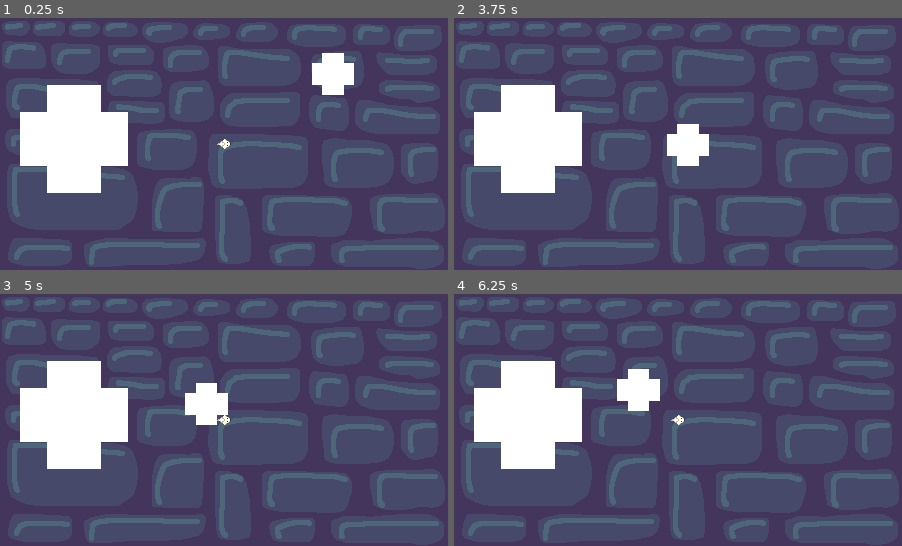
Above: before the commit, frames 1-4 (two rows, left to right).
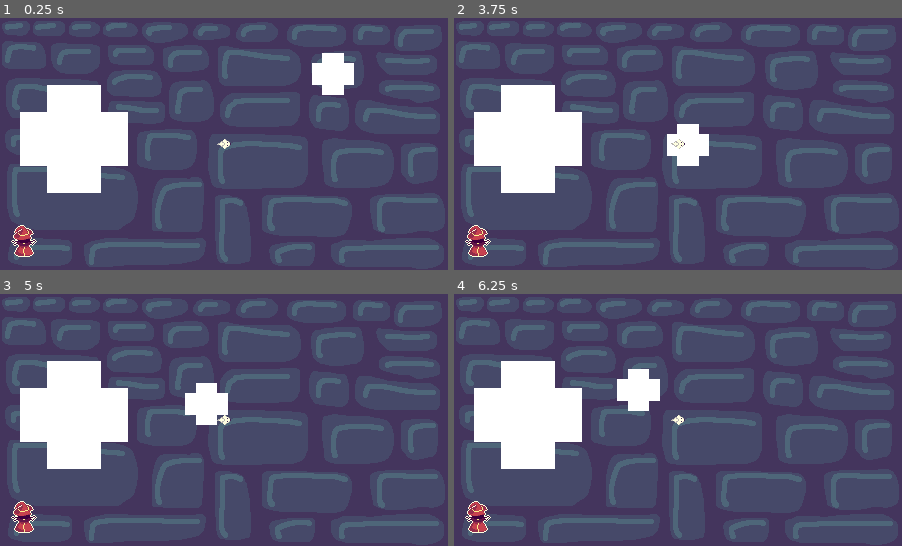
Above: after the commit, the same moments.

Repository: BlendyDev/GMTK2025
Game: Godot game, scene res://Scenes/level.tscn
Same seed, same stepped clock (60 frames per second), same inputs: the game is played once before the commit and once after it. Sound files missing from this copy of the repository are replaced by a short silence.
Inputs (mouse positions are in pixels of both pictures, inside the frame that each line leads up to):
- Up to frame 1 (0.25 s): no input
- Up to frame 2 (3.75 s): hold Space 0.53-1.28 s; tap Enter at 1.25 s; move the mouse to (588, 156) at 1.27 s; tap Space at 1.35, 1.52, 1.82, 2.85, 3.02, 3.32 s; move the mouse to (722, 88) at 2.02 s; hold Space 2.03-2.78 s; move the mouse to (655, 194) at 2.77 s; move the mouse to (812, 181) at 3.52 s; hold Space from 3.53 s (still down)
- Up to frame 3 (5 s): tap Enter at 4.25 s; move the mouse to (89, 382) at 4.27 s; release Space at 4.28 s; tap Space at 4.35, 4.52, 4.82 s
- Up to frame 4 (6.25 s): move the mouse to (700, 420) at 5.02 s; hold Space 5.03-5.78 s; move the mouse to (610, 357) at 5.77 s; tap Space at 5.85, 6.02 s

The runs differ from the first frame. In frame 1, 0.5% of the frame differs, in the area x 2-9%, y 82-95%; in frame 2, 0.5%, in the area x 2-52%, y 48-95%; in frame 3, 0.5%; in frame 4, 0.5%.

Commit message:
move scripts to correct folder, one of the boss' attacks, trail indicator

Diff:
--- a/Scenes/level.tscn
+++ b/Scenes/level.tscn
@@ -1,15 +1,17 @@
-[gd_scene load_steps=22 format=3 uid="uid://4otsh1wy31kg"]
-
-[ext_resource type="Script" uid="uid://cxjw50s4jeh2y" path="res://Scenes/trail.gd" id="1_0f350"]
+[gd_scene load_steps=26 format=3 uid="uid://4otsh1wy31kg"]
+
+[ext_resource type="Script" uid="uid://cxjw50s4jeh2y" path="res://Scripts/trail.gd" id="1_0f350"]
 [ext_resource type="Script" uid="uid://cd8k0h68k4a8g" path="res://Scripts/Player.gd" id="1_tumq0"]
 [ext_resource type="Texture2D" uid="uid://bj30yhx4p3qu0" path="res://Sprites/debugPlayer.png" id="2_k5f4k"]
 [ext_resource type="SpriteFrames" uid="uid://brjoepnckupck" path="res://Animation/mouseFrames.tres" id="4_0f350"]
 [ext_resource type="AudioStream" uid="uid://dapvn0ocg8s84" path="res://SFX/test_sfx_pickup.wav" id="4_81xng"]
-[ext_resource type="Script" uid="uid://cqcu4jcux40sh" path="res://Scenes/mob.gd" id="5_wqkje"]
+[ext_resource type="Script" uid="uid://cqcu4jcux40sh" path="res://Scripts/mob.gd" id="5_wqkje"]
 [ext_resource type="Texture2D" uid="uid://c1yfhu6mq1mop" path="res://Sprites/fondo.png" id="7_8c0lf"]
 [ext_resource type="Texture2D" uid="uid://cyeifbyapar62" path="res://Sprites/trueborder.png" id="8_754fn"]
-[ext_resource type="Script" uid="uid://cjjsuev7gaqao" path="res://Scenes/sfx.gd" id="8_bvt00"]
+[ext_resource type="Script" uid="uid://cjjsuev7gaqao" path="res://Scripts/sfx.gd" id="8_bvt00"]
 [ext_resource type="AudioStream" uid="uid://cf12dn028v1r5" path="res://SFX/test_reset_sfx.wav" id="10_oqgf2"]
+[ext_resource type="Script" uid="uid://dl360of7mit5t" path="res://Scripts/boss.gd" id="11_ha31o"]
+[ext_resource type="Texture2D" uid="uid://bvyirt0g771gn" path="res://Sprites/catmaligno.png" id="12_pa6b8"]
 
 [sub_resource type="Curve" id="Curve_6phgx"]
 _data = [Vector2(0, 0.235955), 0.0, -0.151716, 0, 0, Vector2(1, 1), 0.0, 0.0, 0, 0]
@@ -17,7 +19,8 @@
 
 [sub_resource type="Gradient" id="Gradient_6phgx"]
 interpolation_mode = 2
-colors = PackedColorArray(0.75, 0.783333, 1, 0.498039, 1, 0.74902, 1, 1)
+offsets = PackedFloat32Array(0.00890208, 0.2, 0.2, 1)
+colors = PackedColorArray(0.55, 0.8425, 1, 0.258824, 0.552941, 0.843137, 1, 0.768627, 0.75, 0.783333, 1, 0.498039, 1, 0.74902, 1, 1)
 
 [sub_resource type="CircleShape2D" id="CircleShape2D_k5f4k"]
 radius = 2.0
@@ -47,6 +50,12 @@
 [sub_resource type="AudioStreamRandomizer" id="AudioStreamRandomizer_bvt00"]
 streams_count = 1
 stream_0/stream = ExtResource("10_oqgf2")
+
+[sub_resource type="RectangleShape2D" id="RectangleShape2D_ha31o"]
+size = Vector2(12, 11)
+
+[sub_resource type="RectangleShape2D" id="RectangleShape2D_pa6b8"]
+size = Vector2(12, 12)
 
 [node name="Level" type="Node2D"]
 
@@ -55,8 +64,7 @@
 collision_mask = 4
 script = ExtResource("1_0f350")
 trail = NodePath("Trail")
-trail_points_per_second = 120
-max_time_sec = 1.15
+max_time_sec = 1.0
 min_distance_to_oldest_points = 12.5
 circle_min_timeout_sec = 0.5
 player = NodePath("../Player")
@@ -70,10 +78,11 @@
 antialiased = true
 
 [node name="Player" type="CharacterBody2D" parent="."]
-collision_mask = 7
+z_index = 500
+collision_mask = 23
 input_pickable = true
 script = ExtResource("1_tumq0")
-speed = 0.6
+speed = 0.2
 stored_velocity_frames = 10
 
 [node name="AnimatedSprite2D" type="AnimatedSprite2D" parent="Player"]
@@ -166,8 +175,39 @@
 stream = SubResource("AudioStreamRandomizer_bvt00")
 pitch_scale = 1.3
 
+[node name="Boss" type="CharacterBody2D" parent="." node_paths=PackedStringArray("player", "trail", "sfx")]
+z_index = 200
+position = Vector2(-200, 97)
+collision_layer = 32
+collision_mask = 0
+script = ExtResource("11_ha31o")
+player = NodePath("../Player")
+trail = NodePath("../Trail")
+sfx = NodePath("../SFX")
+
+[node name="Sprite2D" type="Sprite2D" parent="Boss"]
+texture = ExtResource("12_pa6b8")
+
+[node name="CollisionShape2D" type="CollisionShape2D" parent="Boss"]
+position = Vector2(0, 9.5)
+shape = SubResource("RectangleShape2D_ha31o")
+
+[node name="PlayerDetect" type="Area2D" parent="Boss"]
+collision_layer = 16
+collision_mask = 769
+
+[node name="CollisionShape2D" type="CollisionShape2D" parent="Boss/PlayerDetect"]
+position = Vector2(0, 10)
+shape = SubResource("RectangleShape2D_pa6b8")
+
+[node name="SwitchAction" type="Timer" parent="Boss"]
+one_shot = true
+
 [connection signal="mouse_entered" from="Player" to="Player" method="_on_mouse_entered"]
 [connection signal="timeout" from="mob/SwitchAction" to="mob" method="_on_switch_action_timeout"]
 [connection signal="area_entered" from="mob/PlayerDetect" to="mob" method="_on_player_detect_area_entered"]
 [connection signal="body_entered" from="mob/PlayerDetect" to="mob" method="_on_body_entered"]
 [connection signal="body_exited" from="mob/PlayerDetect" to="mob" method="_on_body_exited"]
+[connection signal="body_entered" from="Boss/PlayerDetect" to="Boss" method="_on_body_entered"]
+[connection signal="body_exited" from="Boss/PlayerDetect" to="Boss" method="_on_body_exited"]
+[connection signal="timeout" from="Boss/SwitchAction" to="Boss" method="_on_switch_action_timeout"]
--- a/Scripts/Player.gd
+++ b/Scripts/Player.gd
@@ -3,7 +3,7 @@
 class_name Player
 
 @onready var offset :Vector2 = (get_viewport().size/2)
-@export var speed: float
+@export var speed: float = 0.3
 var playing := false
 var mouse_motion:= Vector2.ZERO
 @onready var sprite: AnimatedSprite2D = $AnimatedSprite2D
--- /dev/null
+++ b/Scripts/boss.gd
@@ -0,0 +1,88 @@
+extends CharacterBody2D
+
+const CENTER := Vector2(0,0)
+const UP_LEFT := Vector2(-197,-97)
+const LEFT := Vector2(-197, 0)
+const DOWN_LEFT := Vector2(-197, 97)
+const DOWN := Vector2(0, 97)
+const DOWN_RIGHT := Vector2(197, 97)
+const RIGHT := Vector2(197, 0)
+const UP_RIGHT := Vector2(197, -97)
+const UP := Vector2(0, -97)
+
+@export var player: Player
+@export var trail: Trail
+@export var sfx: SFX
+var bodies_entered: Array[Node2D]
+@onready var timer = $SwitchAction
+@onready var rng = RandomNumberGenerator.new()
+@onready var sprite = $Sprite2D
+
+enum Action {PRE, IDLE, MOVING, SHIELD, DYING}
+var action: Action
+var speed = 250.0
+var hp = 30
+@onready var snapped_pos = CENTER
+
+
+var available_locations := [UP_LEFT, LEFT, DOWN_LEFT, DOWN, DOWN_RIGHT, RIGHT, UP_RIGHT, UP]
+
+func _ready() -> void:
+	action = Action.PRE
+	timer.start()
+	pass # Replace with function body.
+
+func activate():
+	action = Action.IDLE
+	timer.wait_time = 1.0
+	timer.start()
+
+func _on_body_entered(body: Node2D) -> void:
+	if !trail.can_trail: return
+	if action == Action.PRE: return
+	if action == Action.DYING: return
+	if body is Player or body is Trail:
+		if !bodies_entered.has(body): bodies_entered.append(body)
+		trail.can_trail = false
+		trail.reset_trail()
+		sfx.circle_reset()
+	pass # Replace with function body.
+
+func _on_body_exited(body: Node2D) -> void:
+	var index := bodies_entered.rfind(body)
+	if (index != -1): bodies_entered.remove_at(index)
+	if (bodies_entered.is_empty()): trail.can_trail = true
+	if (Input.is_key_pressed(KEY_SPACE)):
+		pass
+	pass # Replace with function body.
+
+func pick_location_and_move():
+	var index := rng.randi_range(0, 7)
+	var new_pos = available_locations.get(index)
+	available_locations.remove_at(index)
+	available_locations.append(snapped_pos)
+	snapped_pos = new_pos
+	var line = Line2D.new()
+	line.width = 6
+	line.add_point(Vector2.ZERO)
+	line.add_point(snapped_pos-position)
+	add_child(line)
+	var tween = get_tree().create_tween()
+	tween.set_ease(Tween.EASE_OUT)
+	tween.set_trans(Tween.TRANS_QUINT)
+	tween.tween_property(line, "modulate", Color.from_rgba8(255, 255, 255, 0), 0.5)
+	tween.tween_property(self, "position", snapped_pos, 0.5)
+	tween.tween_callback(line.queue_free)
+	tween.tween_callback(finish_move)
+	pass
+
+func finish_move():
+	action = Action.IDLE
+	timer.wait_time = 1.0
+	timer.start()
+	pass
+
+func _on_switch_action_timeout() -> void:
+	if (action == Action.IDLE):
+		pick_location_and_move()
+	pass # Replace with function body.
--- a/Scenes/mob.gd
+++ b/Scripts/mob.gd
@@ -33,6 +33,7 @@
 
 func _on_body_entered(body: Node2D) -> void:
 	if !trail.can_trail: return
+	if action == Action.DYING: return
 	if body is Player or body is Trail:
 		if !bodies_entered.has(body): bodies_entered.append(body)
 		trail.can_trail = false
@@ -74,5 +75,6 @@
 		var tween = get_tree().create_tween()
 		tween.tween_property(sprite, "modulate", Color.from_rgba8(255, 255, 255, 0), 1.0)
 		tween.tween_callback(queue_free)
+		tween.tween_callback($"../Boss".activate)
 		pass
 	pass # Replace with function body.
--- a/Scenes/trail.gd
+++ b/Scripts/trail.gd
@@ -2,9 +2,9 @@
 class_name Trail
 
 @export var trail: Line2D
-@export var trail_points_per_second: int
+@export var trail_points_per_second: int = 120
 @onready var last_trail_point_timestamp : int = Time.get_ticks_msec()
-@export var max_time_sec: float
+@export var max_time_sec: float = 1.15
 @export var min_distance_to_oldest_points: float
 var cleared_points = true
 @onready var last_circle_timestamp:= Time.get_ticks_msec()
@@ -13,6 +13,7 @@
 var trail_collisions: Array[CollisionShape2D]
 @export var sfx: SFX
 var can_trail = true
+@export var last_points_tolerance = 0.2
 
 # Called when the node enters the scene tree for the first time.
 func _ready() -> void:
@@ -105,7 +106,7 @@
 	if (!player.playing or !can_trail): return
 	if (Time.get_ticks_msec() - last_trail_point_timestamp > 1000.0/trail_points_per_second):
 		add_point()
-	var closest_point = find_closest_point(0.2)
+	var closest_point = find_closest_point(last_points_tolerance)
 	var distance = player.position.distance_to(closest_point)
 
 	if (distance < min_distance_to_oldest_points and !cleared_points
--- a/project.godot
+++ b/project.godot
@@ -28,6 +28,8 @@
 2d_physics/layer_2="Wall"
 2d_physics/layer_3="Mob"
 2d_physics/layer_4="Mob (solid)"
+2d_physics/layer_5="Boss"
+2d_physics/layer_6="Boss (solid)"
 2d_physics/layer_9="Trail"
 2d_physics/layer_10="Circle"
 
Not shown, added: Scripts/boss.gd.uid
Renamed: Scenes/mob.gd.uid -> Scripts/mob.gd.uid
Renamed: Scenes/sfx.gd -> Scripts/sfx.gd
Renamed: Scenes/sfx.gd.uid -> Scripts/sfx.gd.uid
Renamed: Scenes/trail.gd.uid -> Scripts/trail.gd.uid
Binary file added: Sprites/catmaligno.png
Not shown, added: Sprites/catmaligno.png.import
